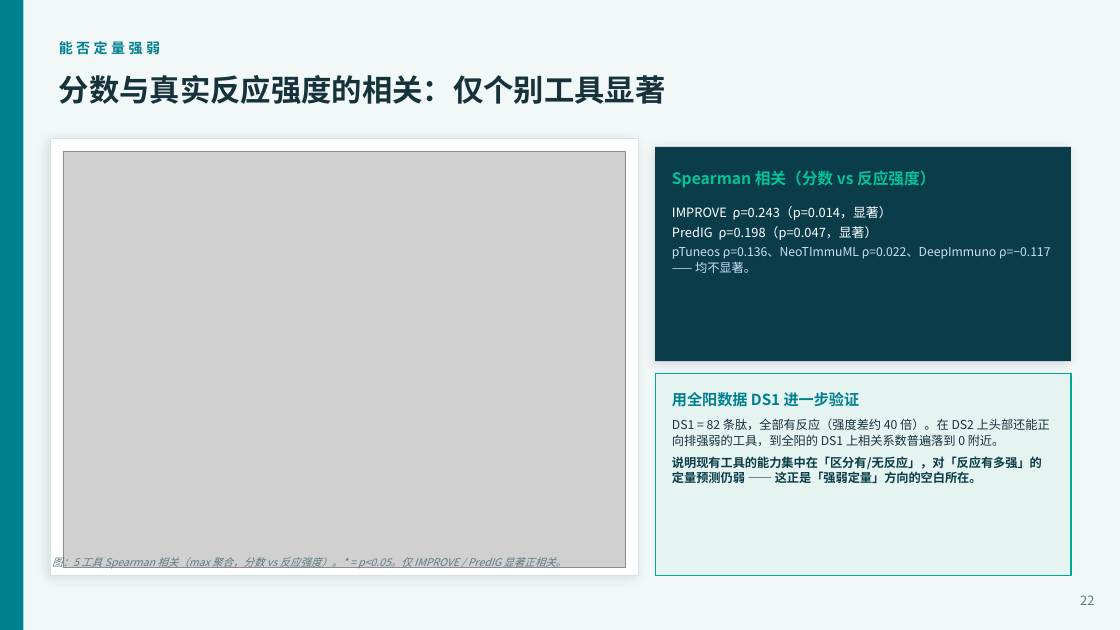
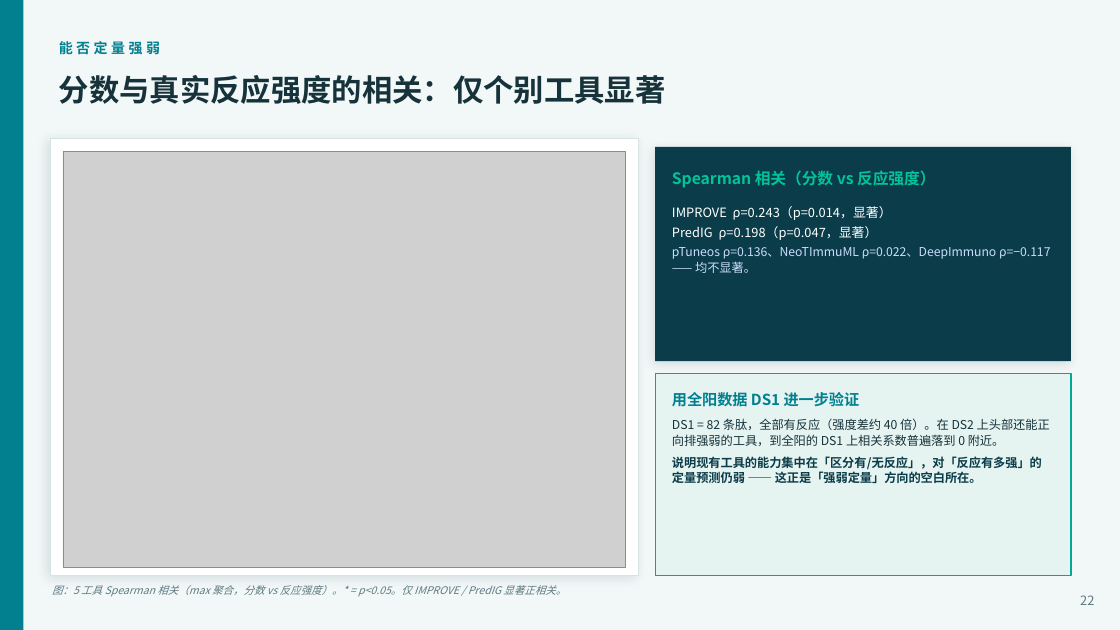
Before and after one commit to legacccY/YJ-Agent, a slide deck: slide 22 of project/meeting/QuantImmuBench/QuantImmuBench_5工具横评_2026-06-25.pptx. Drawn at 1120x630 pixels with LibreOffice and Linux fonts; fonts in the diff are those of the drawing; grey boxes stand for pictures. Boxes give left, top, right and bottom in pixels: in the first picture for what was removed or moved away, otherwise in the second. Text is boxed around its words. In the diff, an @@ line names an element or a change of style, - is before the commit and + after.

```diff
--- a/project/meeting/QuantImmuBench/QuantImmuBench_5工具横评_2026-06-25.pptx
+++ b/project/meeting/QuantImmuBench/QuantImmuBench_5工具横评_2026-06-25.pptx
@@ text "图：5 工具 Spearman 相关（max 聚合，分数 ...": place and size @@
-text "图：5 工具 Spearman 相关（max 聚合，分数 ..." at <box>52,555,566,570</box>
+text "图：5 工具 Spearman 相关（max 聚合，分数 ..." at <box>52,585,566,597</box>
```
Also in this commit, not shown: 7 other slides changed, 1 other file.
